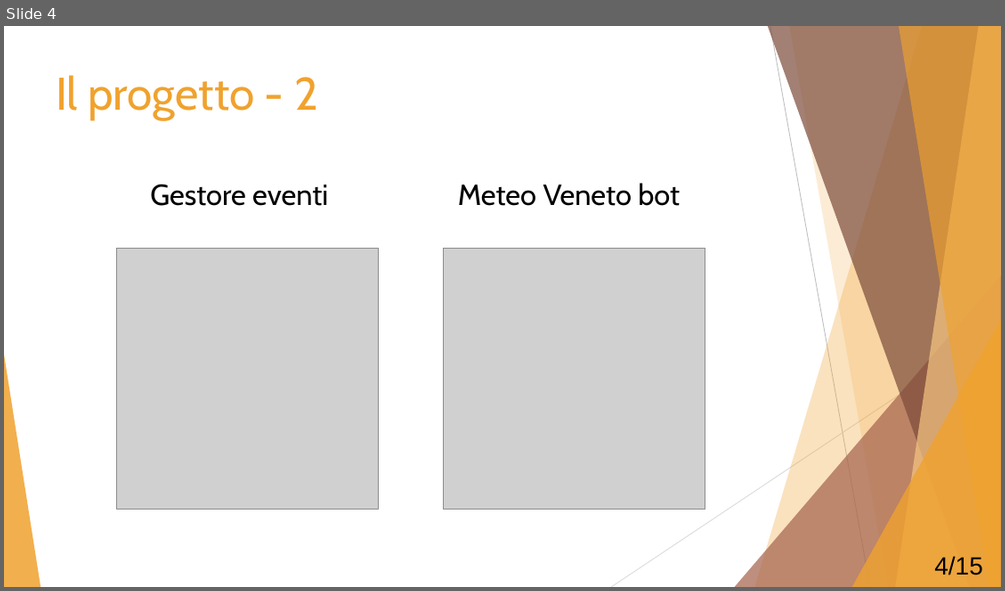
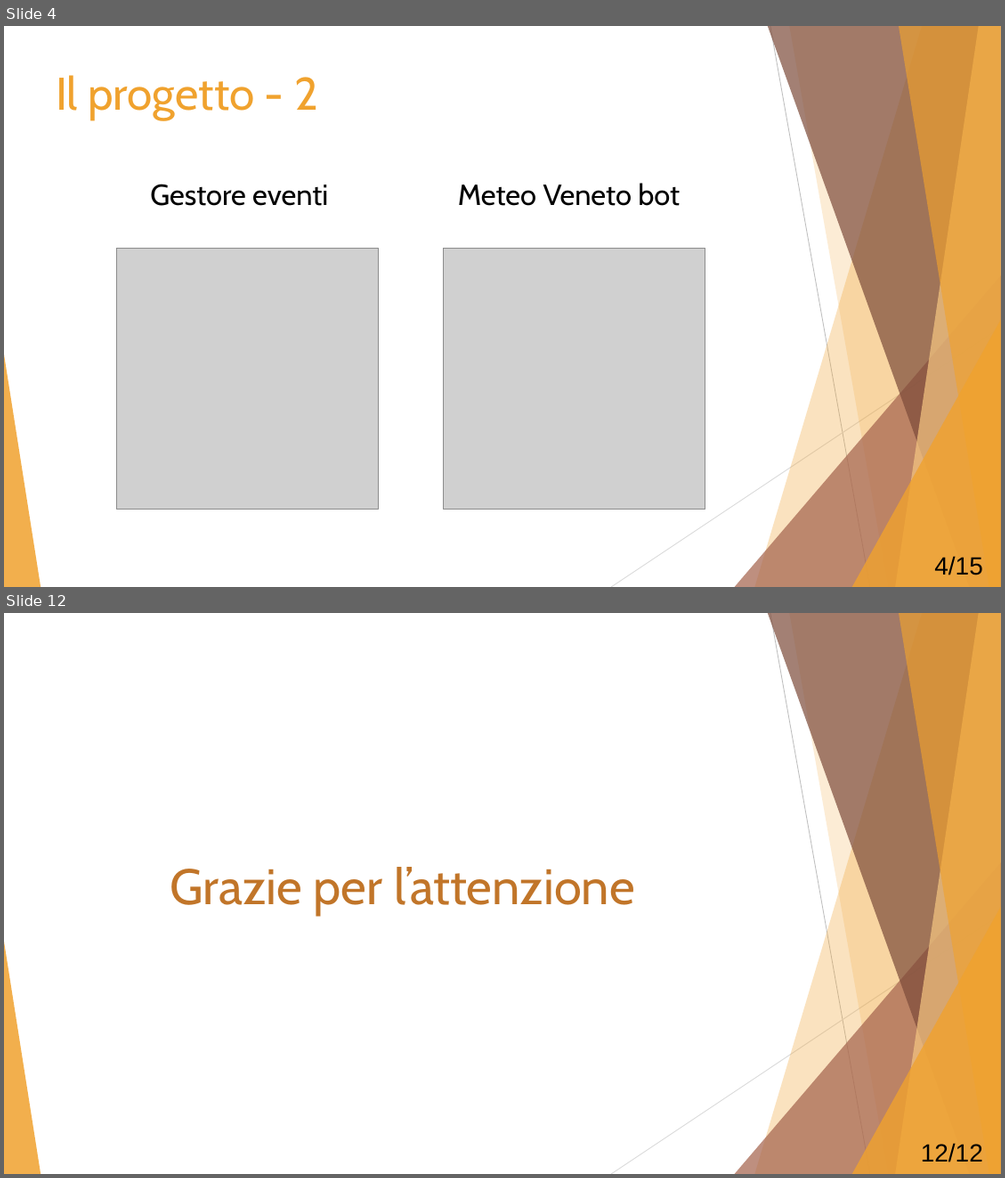
Before and after one commit to Mou95/Tesi, a slide deck: Presentazione_tesi.pptx. Shown one above the other, each under a label of ours: slide 4 before the commit, slides 4 and 12 after it; the slides between them are not shown. The pictures are 1005x591 and 1005x1178 pixels, drawn with LibreOffice and Linux fonts; fonts in the diff are those of the drawing; grey boxes stand for pictures. Boxes give left, top, right and bottom in pixels: in the first picture for what was removed or moved away, otherwise in the second. Text is boxed around its words. In the diff, an @@ line names an element or a change of style, - is before the commit and + after.

```diff
--- a/Presentazione_tesi.pptx
+++ b/Presentazione_tesi.pptx
@@ slide 12 added at bbox=[4, 613, 1001, 1174], background #FFFFFF; not listed: 10 template elements that a slide beside it also shows @@
@@ title added at bbox=[170, 867, 635, 916], 48 pt, text #C17529 @@
+Grazie per l’attenzione
@@ text added at bbox=[921, 1143, 983, 1162], 24 pt, text #000000 @@
+12/12
```
Also in this commit, not shown: 3 slides changed, 4 other slides added, 2 slides removed, 9 other files.
